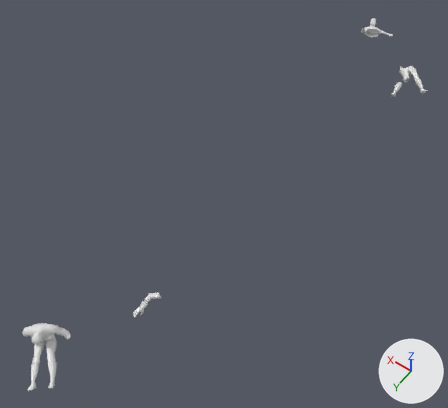
An edit to the OBJ model Assets/Rooms/LabRoom/BodysLabRoom.obj, drawn before and after from the same camera.
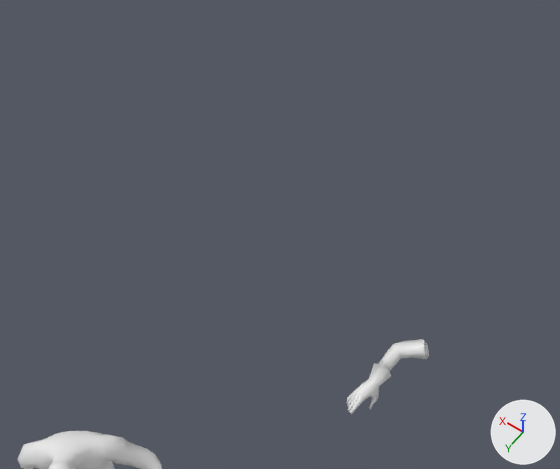
Each version is shown whole from a camera (50 mm lens) standing at (-4.14, 18.98, 25.43) and looking at (7.73, 2.35, -0.69), then close up on the part from 4% to 46% of the width and 44% to 82% of the height. The lights are fixed; the arrows at lower right show +X, +Y and +Z. Where no turn or scale is listed for an object, it has been applied to the vertices.

Script lines for the objects in view, before the commit:
```python
me_body_cube_006 = bpy.data.meshes.new('Body_Cube.006')
me_body_cube_006.from_pydata(...)  # 704 vertices, 696 faces, 1 loose edge; spans x 7.32..9.88, y 12.92..15.77, z 0.01..1.97
me_body_cube_007 = bpy.data.meshes.new('Body_Cube.007')
me_body_cube_007.from_pydata(...)  # 140 vertices, 133 faces; spans x 6.51..7.13, y 8.9..10.53, z -0.09..0.34
ob_body_cube_006 = bpy.data.objects.new('Body_Cube.006', me_body_cube_006)
ob_body_cube_006.location = (0.0, 0.0, 0.0)
ob_body_cube_007 = bpy.data.objects.new('Body_Cube.007', me_body_cube_007)
ob_body_cube_007.location = (0.0, 0.0, 0.0)
```
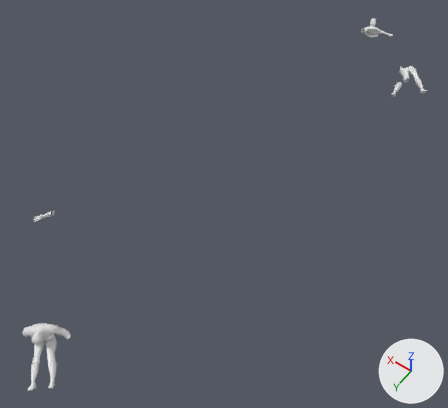
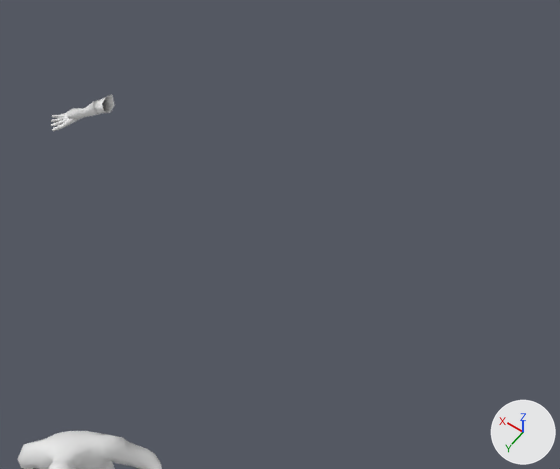
The change in detail:
Mesh me_body_cube_008 is new.
It has 122 vertices, 115 faces, 1 loose edge and spans x 13.935..14.658, y 8.328..9.415, z 0.056..0.413.
Object 'Body_Cube.007' (ob_body_cube_007) is deleted.
Object 'Body_Cube.008' (ob_body_cube_008) is new; it shows me_body_cube_008.
Its location is (0.0, 0.0, 0.0).

Changed parts and their boxes [x1, y1, x2, y2] in the close-ups (560 x 469 px):
'Body_Cube.007', deleted
    before: [346, 339, 429, 414]
'Body_Cube.008', added
    after: [51, 94, 114, 131]
